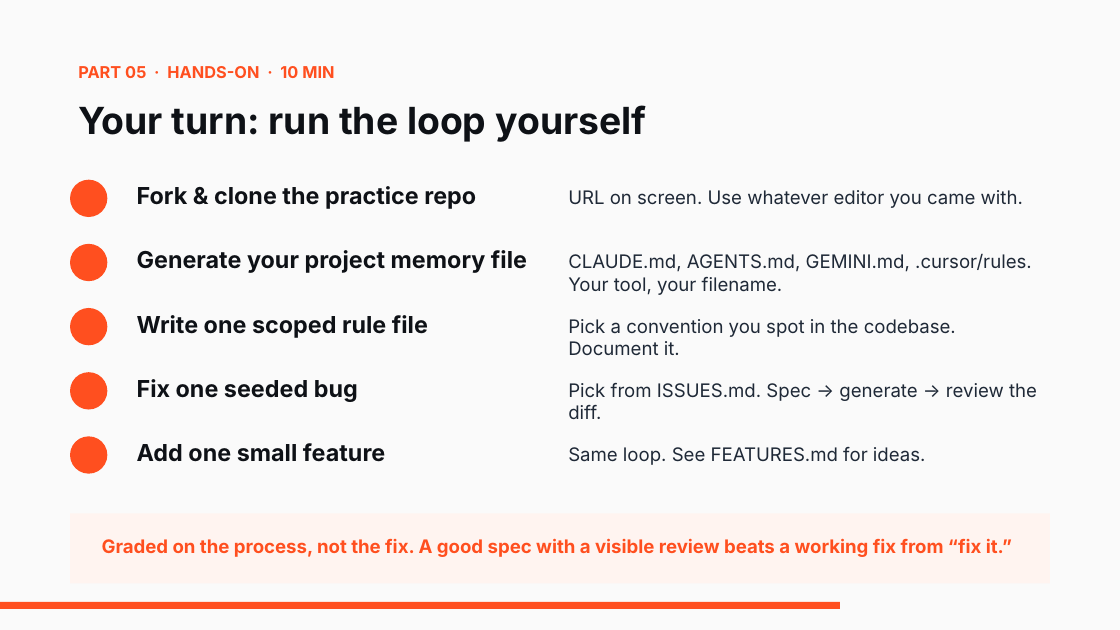
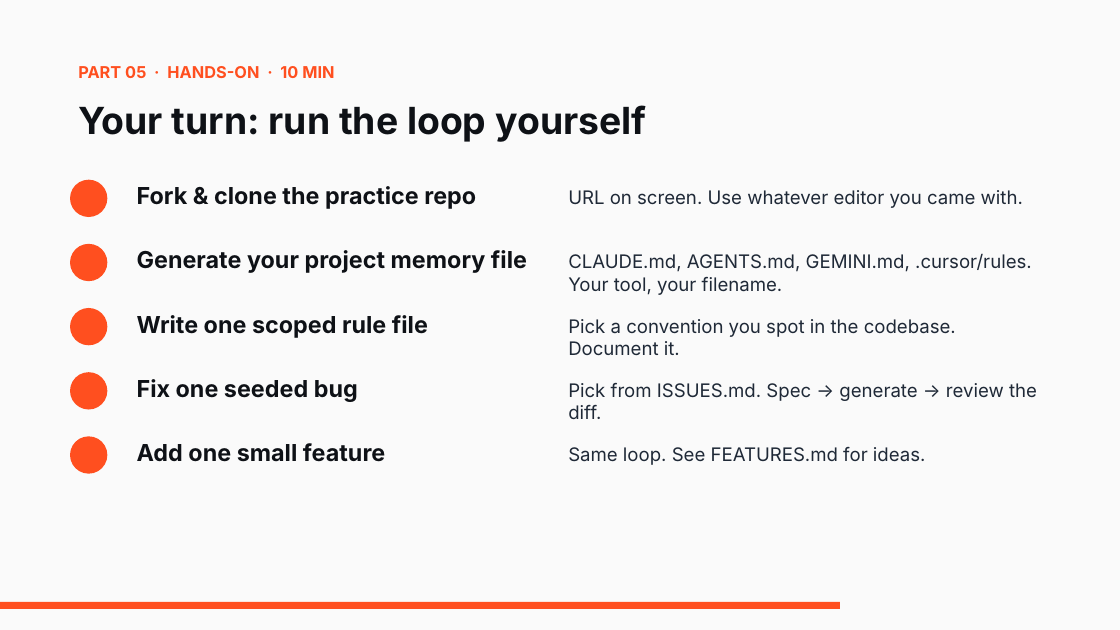
Before and after one commit to kbagher/agentic-coding-workshop, a slide deck: slide 22 of Agentic Coding.pptx. Drawn at 1120x630 pixels with LibreOffice and Linux fonts; fonts in the diff are those of the drawing. Boxes give left, top, right and bottom in pixels: in the first picture for what was removed or moved away, otherwise in the second. Text is boxed around its words. In the diff, an @@ line names an element or a change of style, - is before the commit and + after.

```diff
--- a/Agentic Coding.pptx
+++ b/Agentic Coding.pptx
@@ rectangle removed at (x1=70, y1=513, x2=1050, y2=583) @@
@@ text removed at (x1=102, y1=538, x2=1012, y2=557) @@
-Graded on the process, not the fix. A good spec with a visible review beats a working fix from “fix it.”
```
Also in this commit, not shown: 11 other slides changed, 2 other files.
